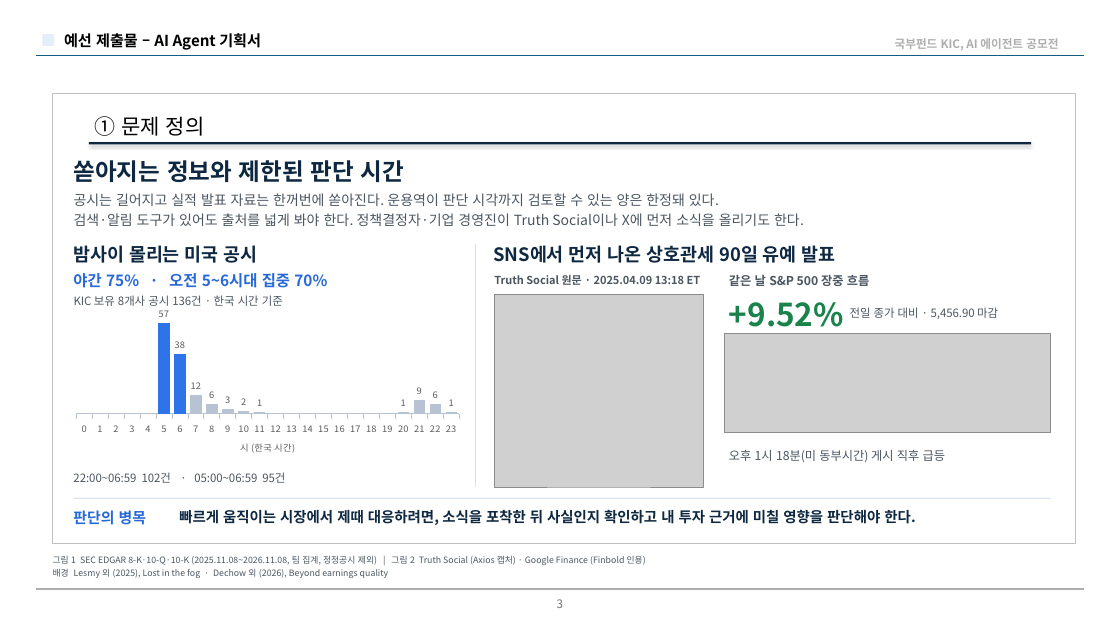
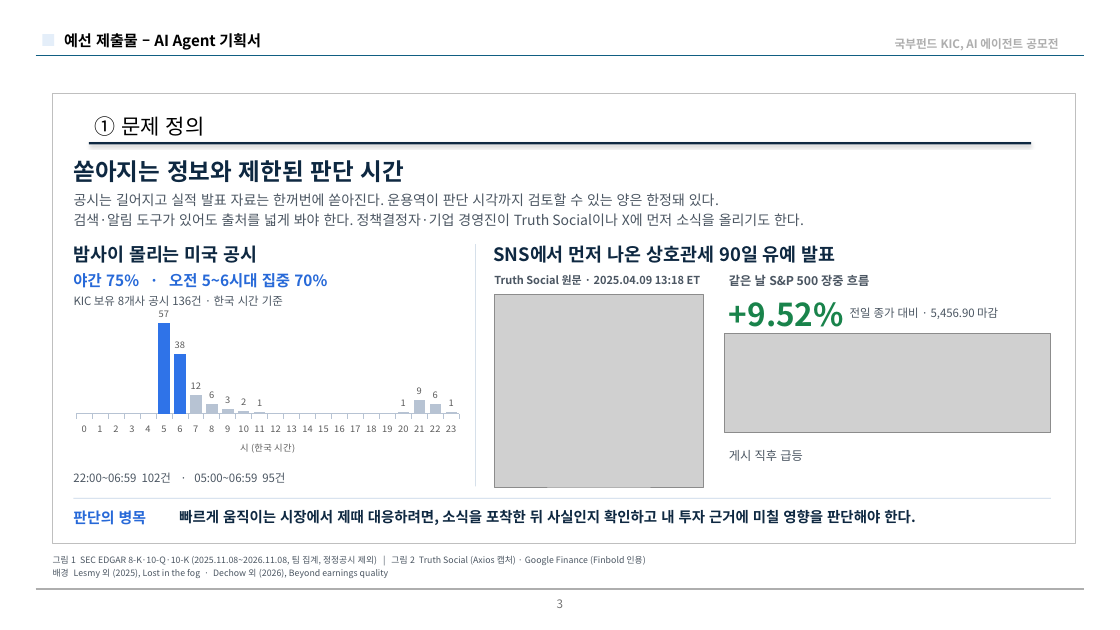
Before and after one commit to moon3853/thesis-fit, a slide deck: slide 3 of deck/KIC_최종기획서_ThesisFit.pptx. Drawn at 1120x630 pixels with LibreOffice and Linux fonts; fonts in the diff are those of the drawing; grey boxes stand for pictures; background and template pictures are left out. Boxes give left, top, right and bottom in pixels: in the first picture for what was removed or moved away, otherwise in the second. Text is boxed around its words. In the diff, an @@ line names an element or a change of style, - is before the commit and + after.

```diff
--- a/deck/KIC_최종기획서_ThesisFit.pptx
+++ b/deck/KIC_최종기획서_ThesisFit.pptx
@@ text at (x1=729, y1=450, x2=802, y2=461): text changed @@
-오후 1시 18분(미 동부시간) 게시 직후 급등
+게시 직후 급등
```
Also in this commit, not shown: 6 other slides changed, 4 other files.
